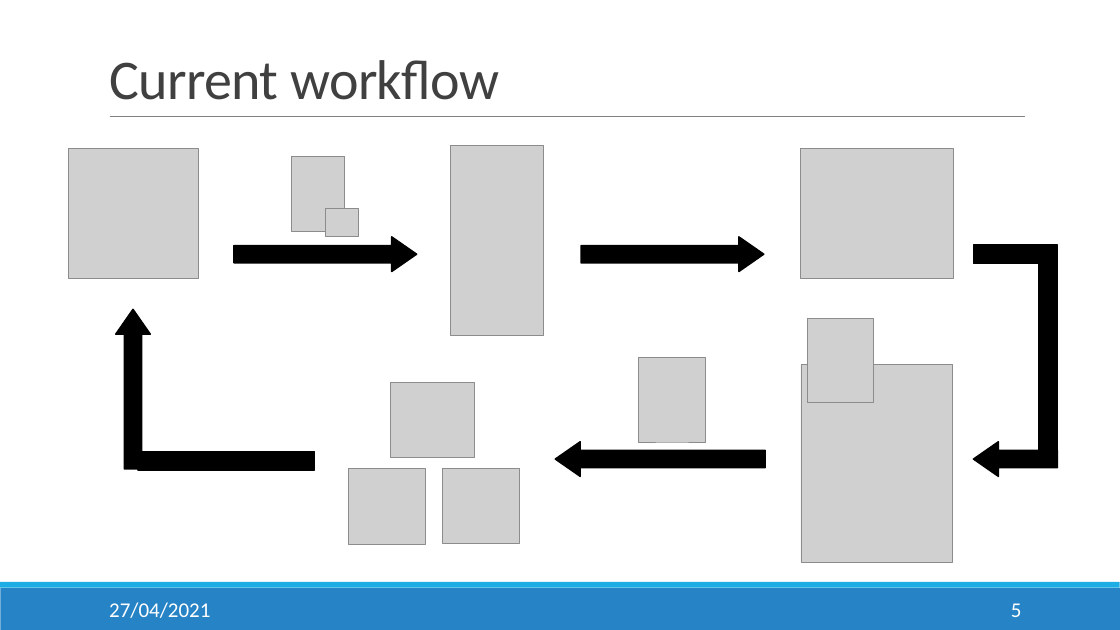
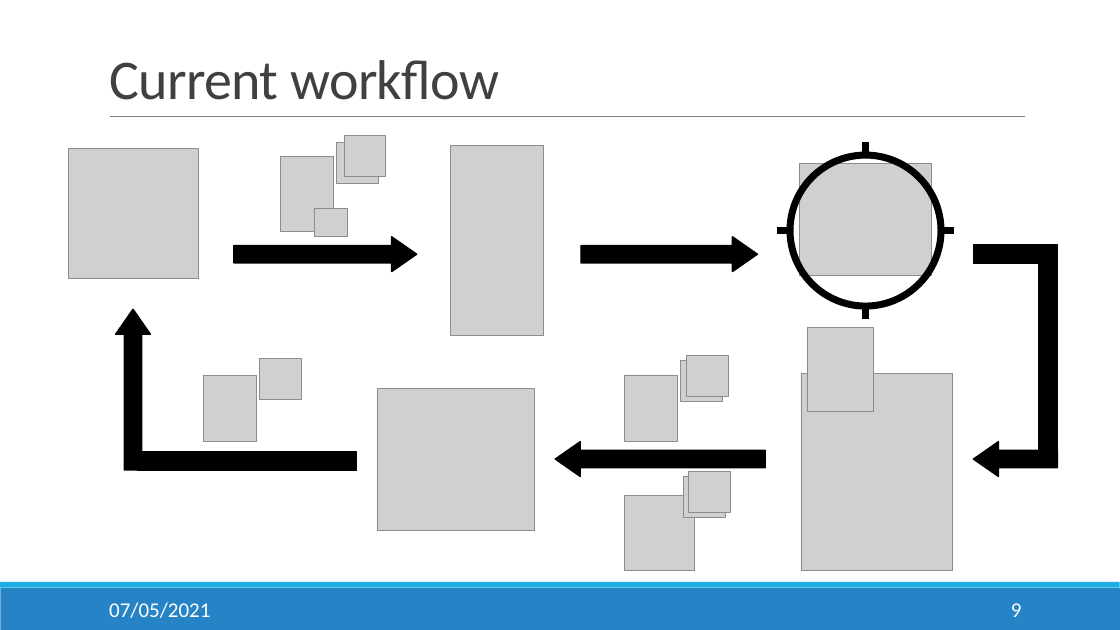
Before and after one commit to salesmgt/documentation, a slide deck: slide 9 of presentations/Slides.pptx (slide 5 before the commit). Drawn at 1120x630 pixels with LibreOffice and Linux fonts; fonts in the diff are those of the drawing; grey boxes stand for pictures. Boxes give left, top, right and bottom in pixels: in the first picture for what was removed or moved away, otherwise in the second. Text is boxed around its words. In the diff, an @@ line names an element or a change of style, - is before the commit and + after.

```diff
--- a/presentations/Slides.pptx
+++ b/presentations/Slides.pptx
@@ picture added at bbox=[337, 143, 379, 184] @@
@@ picture: place and size @@
-picture at bbox=[443, 468, 520, 544]
+picture at bbox=[344, 136, 386, 177]
@@ picture: place and size @@
-picture at bbox=[292, 156, 344, 232]
+picture at bbox=[281, 156, 334, 232]
@@ picture: place and size @@
-picture at bbox=[802, 149, 954, 279]
+picture at bbox=[800, 163, 931, 276]
@@ picture: place and size @@
-picture at bbox=[325, 208, 359, 237]
+picture at bbox=[314, 208, 348, 237]
@@ right arrow: place and size @@
-right arrow at bbox=[581, 237, 765, 271]
+right arrow at bbox=[581, 237, 758, 271]
@@ picture: place and size @@
-picture at bbox=[808, 318, 875, 402]
+picture at bbox=[808, 328, 875, 412]
@@ group added at bbox=[777, 143, 954, 319]: 4 lines, 1 ellipse @@
@@ picture added at bbox=[260, 359, 302, 400] @@
@@ picture added at bbox=[686, 355, 728, 397] @@
@@ picture added at bbox=[203, 376, 256, 443] @@
@@ picture: place and size @@
-picture at bbox=[390, 382, 474, 458]
+picture at bbox=[377, 389, 535, 531]
@@ picture: place and size @@
-picture at bbox=[639, 357, 706, 442]
+picture at bbox=[624, 375, 677, 442]
@@ picture added at bbox=[681, 360, 723, 402] @@
@@ picture: place and size @@
-picture at bbox=[802, 365, 954, 562]
+picture at bbox=[802, 374, 954, 571]
@@ rectangle: place and size @@
-rectangle at bbox=[139, 452, 315, 471]
+rectangle at bbox=[138, 452, 356, 471]
@@ picture removed at bbox=[349, 469, 426, 544] @@
@@ picture added at bbox=[683, 476, 725, 518] @@
@@ picture added at bbox=[689, 471, 731, 513] @@
@@ picture added at bbox=[624, 496, 694, 571] @@
@@ text at bbox=[109, 602, 210, 618]: text changed @@
-27/04/2021
+07/05/2021
@@ page number at bbox=[1011, 603, 1022, 617]: text changed @@
-5
+9
```
Also in this commit, not shown: 14 other slides changed, 15 slides added, 3 slides removed, 1 other file.
